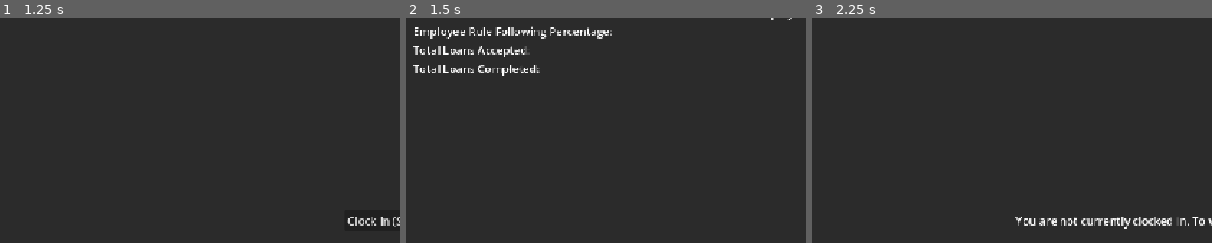
Above: before the commit, frames 1-3 (left to right).
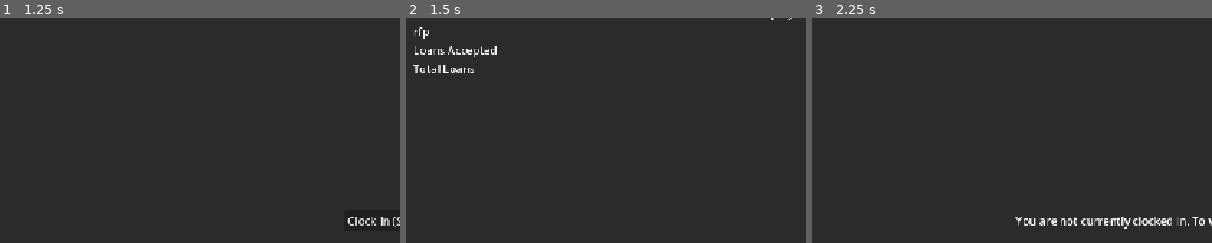
Above: after the commit, the same moments.

Repository: TotsllyRandom/employ-os
Game: Godot game, scene res://scenes/apps/quickloans.tscn
Same seed, same stepped clock (60 frames per second), same inputs: the game is played once before the commit and once after it. This scene is started directly instead of the project's main scene.
Inputs:
- Up to frame 1 (1.25 s): click "Home" at 0.5 s
- Up to frame 2 (1.5 s): click "Employee" at 1.25 s
- Up to frame 3 (2.25 s): click "Customer" at 2 s
The pictures show only the part of the screen within x 0-50%, y 7-57%; the shares and areas given below are measured in that part.

Frame 1 is identical in both runs. In frame 2, 1.9% of the frame differs, in the area x 1-52%, y 3-26%; in frame 3, nothing differs.

Commit message:
Added Job Specific File

Diff:
--- a/scenes/apps/quickloans.gd
+++ b/scenes/apps/quickloans.gd
@@ -387,7 +387,10 @@
 			$"Main/Usable Area/Customer/VBoxContainer".visible = false
 			$"Main/Usable Area/Customer/Panel".visible = false
 
-
+	if screen == "Employee":
+		$"Main/Usable Area/Employee/VBoxContainer/RFP".text = "rfp"
+		$"Main/Usable Area/Employee/VBoxContainer/LoansAccepted".text = "Loans Accepted"
+		$"Main/Usable Area/Employee/VBoxContainer/TotalLoans".text = "Total Loans"
 
 	if screen == "Home":
 		$"Main/Usable Area/Home/OutShift".visible = false
--- a/scripts/Globals/playerData.gd
+++ b/scripts/Globals/playerData.gd
@@ -8,8 +8,18 @@
 	"exp" : 0,
 }
 
+var default_job_specific_data = {
+	"quickloans" : {
+		"exp":0,
+		"total loans completed":0,
+		"total loans accepted":0,
+		"total loans correct":0,
+		}
+}
+
 ## Real Player Data
 var player_data = {}
+var job_specific_data = {}
 
 
 const PLAYER_DIR := "user://"
@@ -19,8 +29,9 @@
 	"mods",
 	"apps"
 ]
+const PATH_FOLDER = PLAYER_DIR + FOLDERS[1]
+const PATH = PATH_FOLDER + "/player.json"
 
-const PATH = PLAYER_DIR + FOLDERS[1] + "/player.json"
 
 func _ready() -> void:
 	load_player_dir()
@@ -68,8 +79,15 @@
 	file.store_string(JSON.stringify(player_data))
 	print("Stored Data: "+JSON.stringify(player_data))
 	file.close()
+	file = FileAccess.open(PATH_FOLDER+"/"+player_data["job"]+".json", FileAccess.WRITE)
+	if file:
+		print("found Job Data file")
+	file.store_string(JSON.stringify(job_specific_data))
+	print("Stored Data: "+JSON.stringify(job_specific_data))
+	file.close()
 
 func load_player_data():
+	#Player Data
 	if not FileAccess.file_exists(PATH):
 		var newFile = FileAccess.open(PATH, FileAccess.WRITE)
 		newFile.store_string(JSON.stringify(default_player_data))
@@ -80,7 +98,20 @@
 	for key in default_player_data:
 		if not player_data.keys().has(key):
 			player_data[key] = default_player_data[key]
-	print(player_data)
+
+	#Job Data
+	if not FileAccess.file_exists(PATH_FOLDER+"/"+player_data["job"]+".json"):
+		var newFile = FileAccess.open(PATH_FOLDER+"/"+player_data["job"]+".json", FileAccess.WRITE)
+		newFile.store_string(JSON.stringify(default_job_specific_data[player_data["job"]]))
+		newFile.close()
+	job_specific_data = JSON.parse_string(FileAccess.get_file_as_string(PATH_FOLDER+"/"+player_data["job"]+".json"))
+	if job_specific_data == null:
+		job_specific_data = default_job_specific_data[player_data["job"]]
+	for key in default_job_specific_data[player_data["job"]]:
+		if not job_specific_data.keys().has(key):
+			job_specific_data[key] = default_job_specific_data[player_data["job"]][key]
+
+	print(job_specific_data)
 
 func get_desktop():
 	var dir = DirAccess.open(PLAYER_DIR + FOLDERS[0])
Not shown, added: scripts/Globals/PlayerData.gd.uid
